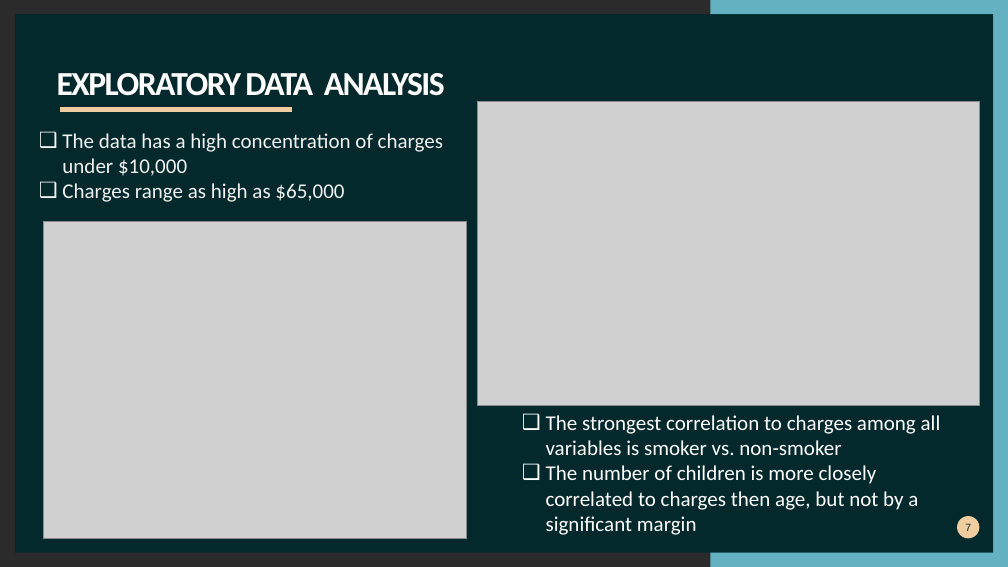
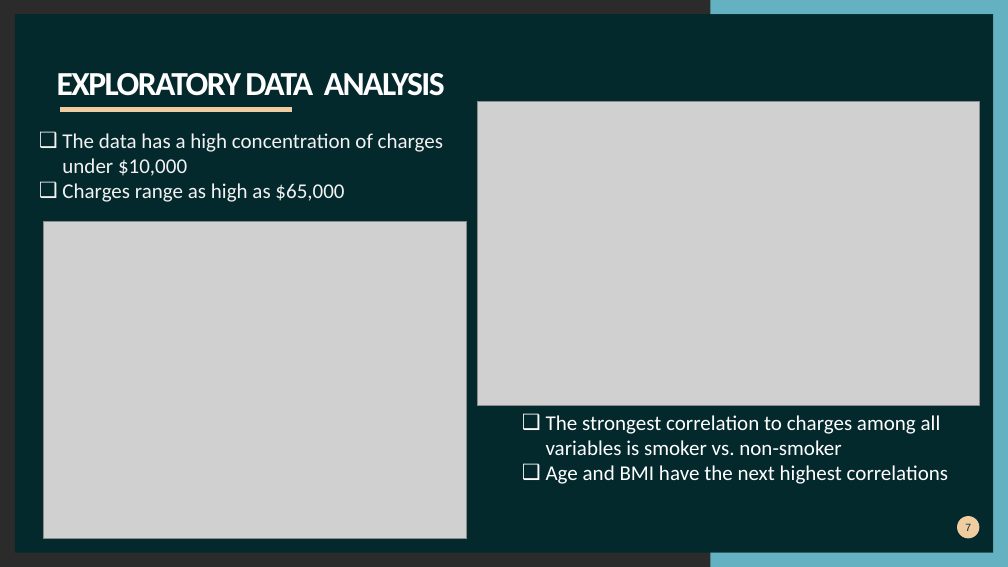
Before and after one commit to khutula/Medical-Insurance-Costs, a slide deck: slide 7 of documents/Medical Insurance Cost.pptx. Drawn at 1008x567 pixels with LibreOffice and Linux fonts; fonts in the diff are those of the drawing; grey boxes stand for pictures; background and template pictures are left out; a plain dark background stands for a picture behind light text. Boxes give left, top, right and bottom in pixels: in the first picture for what was removed or moved away, otherwise in the second. Text is boxed around its words. In the diff, an @@ line names an element or a change of style, - is before the commit and + after.

```diff
--- a/documents/Medical Insurance Cost.pptx
+++ b/documents/Medical Insurance Cost.pptx
@@ text at (x1=546, y1=465, x2=948, y2=484): text changed @@
-❑ The number of children is more closely correlated to charges then age, but not by a significant margin
+❑ Age and BMI have the next highest correlations
```
Also in this commit, not shown: 1 other slide changed.
